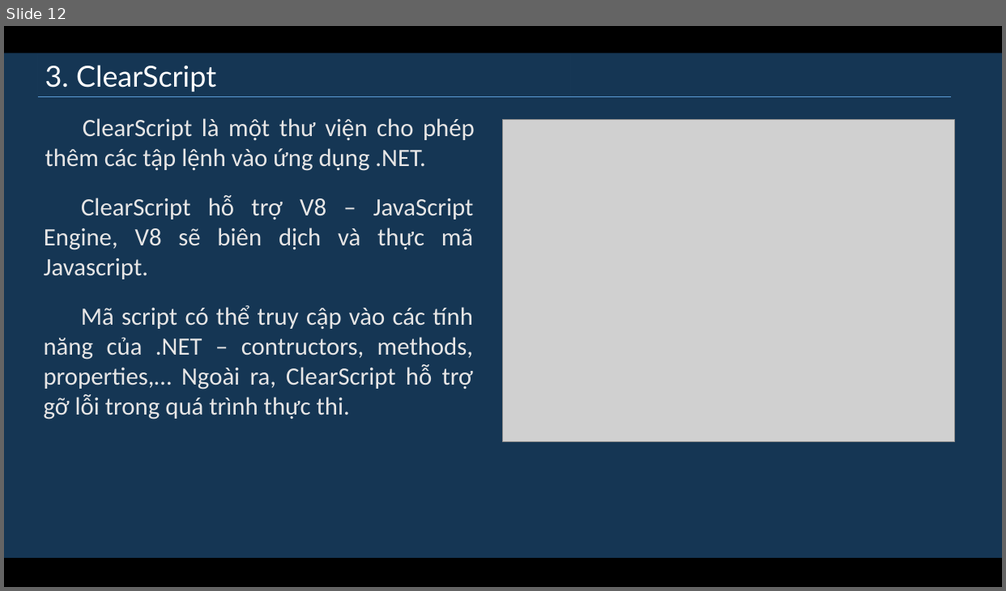
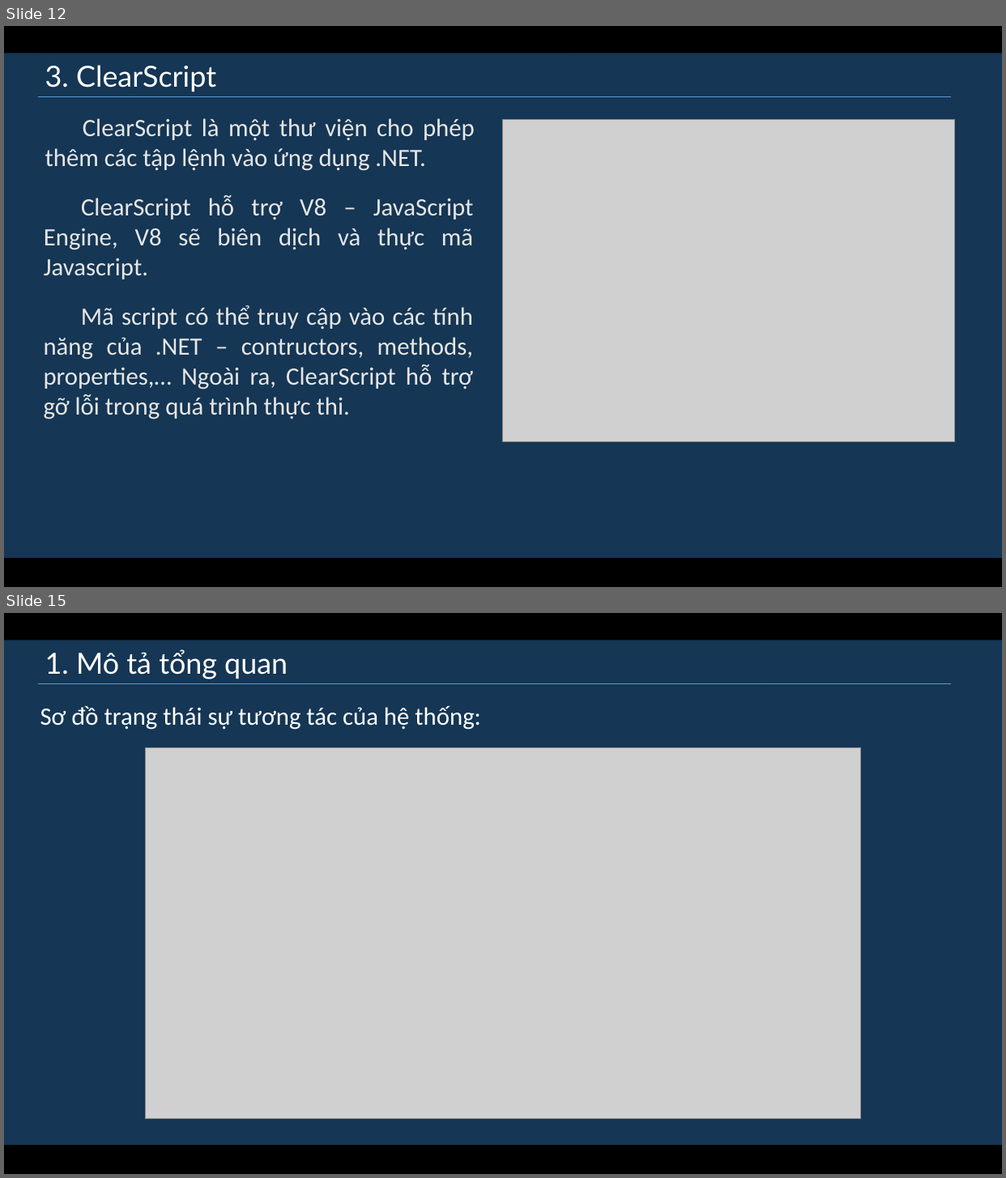
Before and after one commit to diennttlu/Graduation-Project, a slide deck: documents/implementations/slide.pptx. Shown one above the other, each under a label of ours: slide 12 before the commit, slides 12 and 15 after it; the slides between them are not shown. The pictures are 1006x591 and 1006x1178 pixels, drawn with LibreOffice and Linux fonts; fonts in the diff are those of the drawing; grey boxes stand for pictures. Boxes give left, top, right and bottom in pixels: in the first picture for what was removed or moved away, otherwise in the second. Text is boxed around its words. In the diff, an @@ line names an element or a change of style, - is before the commit and + after.

```diff
--- a/documents/implementations/slide.pptx
+++ b/documents/implementations/slide.pptx
@@ slide 15 added at [4, 613, 1002, 1174], background gradient #E7E6E6 to #F2F2F2 @@
@@ rectangle added at [4, 613, 1002, 1174], fill #000000 @@
@@ rectangle added at [4, 640, 1002, 1145], fill #1F4E79 at 70% opacity @@
@@ rectangle added at [38, 641, 765, 684], outline #163755 0.75 pt, 28 pt, text #FFFFFF @@
+1. Mô tả tổng quan
@@ line added from (38, 684) to (951, 684), #5B9BD5 0.5 pt @@
@@ text added at [40, 706, 481, 730], 24 pt, text #FFFFFF @@
+Sơ đồ trạng thái sự tương tác của hệ thống:
@@ picture added at [146, 747, 861, 1119] @@
```
Also in this commit, not shown: 1 slide changed, 5 other slides added, 4 other files.
